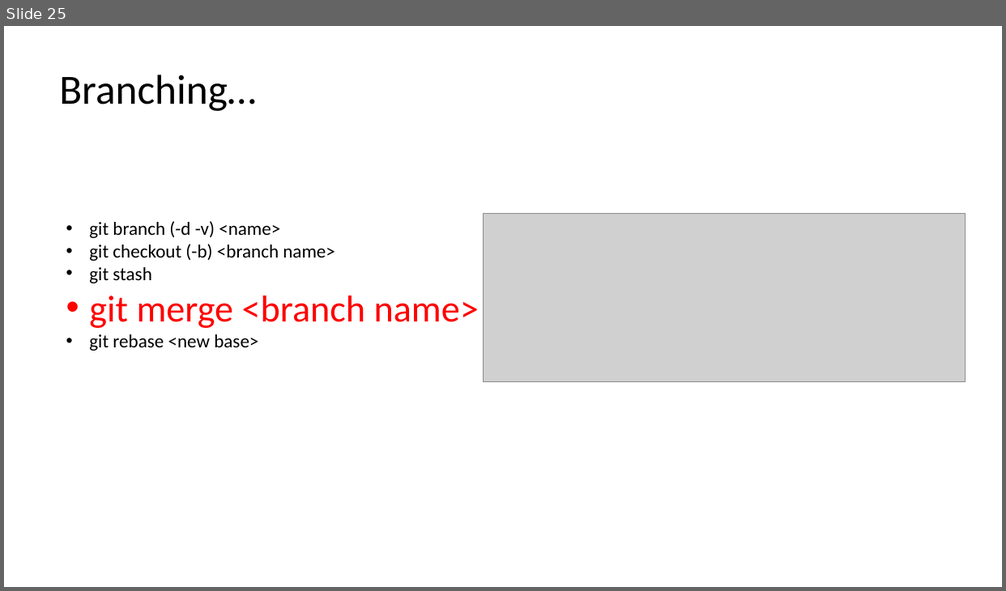
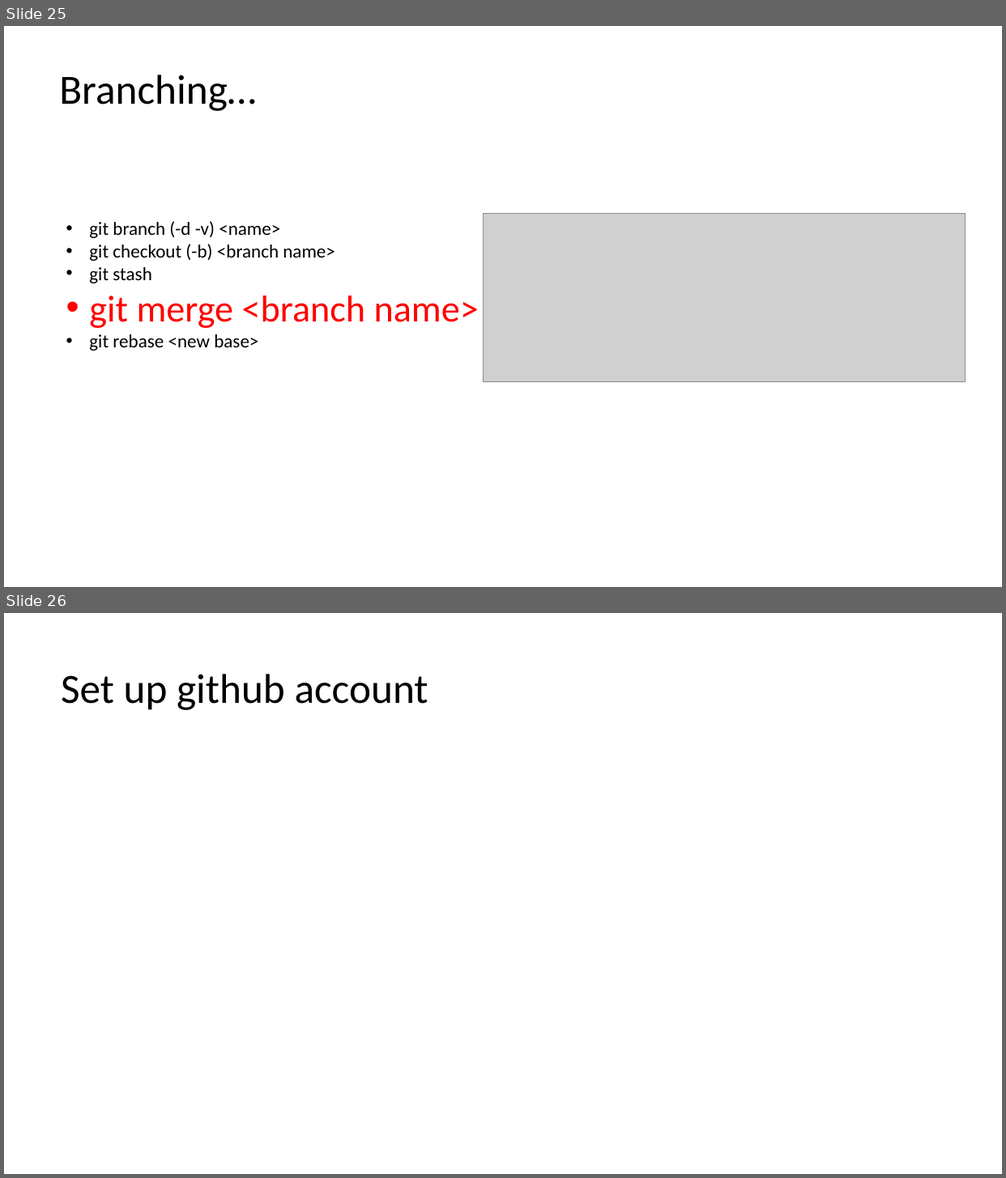
Before and after one commit to jwrauch/git-group-meeting-presentation, a slide deck: learn-to-git.pptx. Shown one above the other, each under a label of ours: slide 25 before the commit, slides 25 and 26 after it. The pictures are 1006x591 and 1006x1178 pixels, drawn with LibreOffice and Linux fonts; fonts in the diff are those of the drawing; grey boxes stand for pictures. Boxes give left, top, right and bottom in pixels: in the first picture for what was removed or moved away, otherwise in the second. Text is boxed around its words. In the diff, an @@ line names an element or a change of style, - is before the commit and + after.

Commit message:
Added slides for working with collaborators on github.

```diff
--- a/learn-to-git.pptx
+++ b/learn-to-git.pptx
@@ slide 26 added at [4,613,1002,1174], background #FFFFFF @@
@@ text added at [61,674,428,710], 40 pt, text #000000 @@
+Set up github account
```
Also in this commit, not shown: 2 other slides added.
